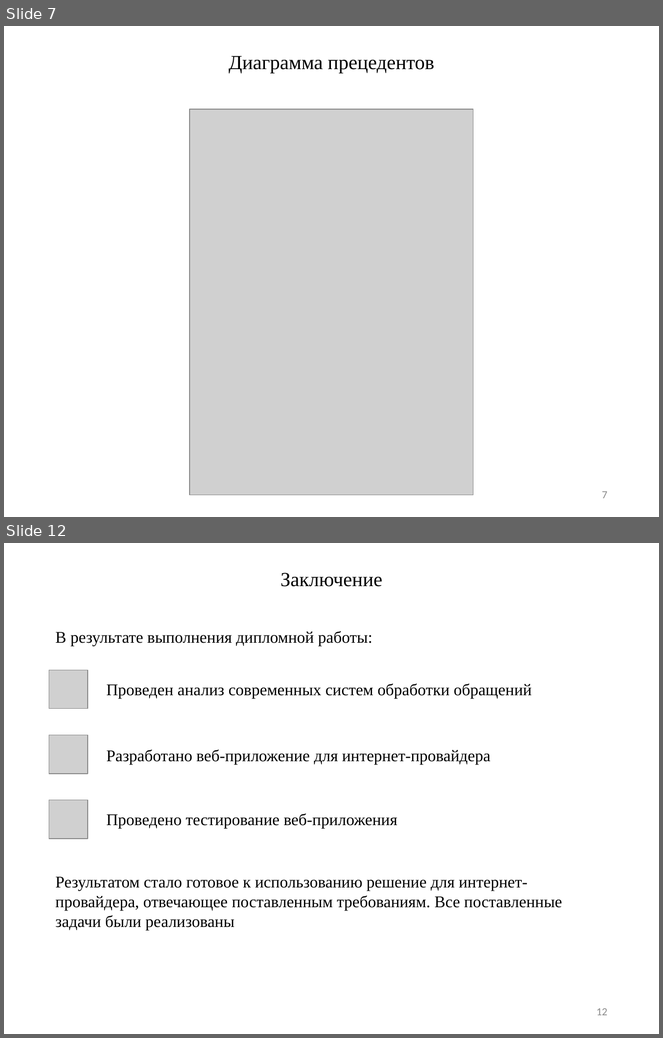
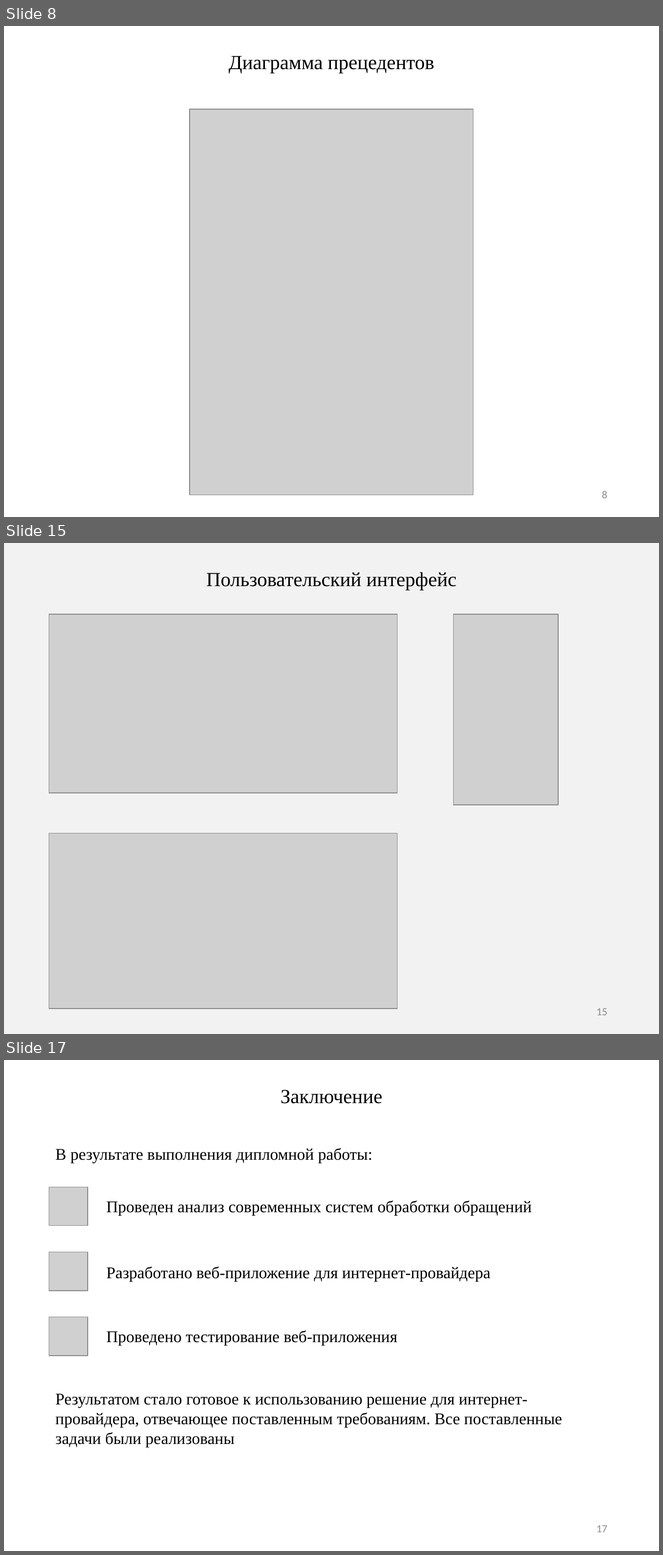
Before and after one commit to LavruhinMax/Diplom, a slide deck: doc/Презентация.pptx. Shown one above the other, each under a label of ours: slides 7 and 12 before the commit, slides 8, 15 and 17 after it; the slides between them are not shown. The pictures are 663x1038 and 663x1555 pixels, drawn with LibreOffice and Linux fonts; fonts in the diff are those of the drawing; grey boxes stand for pictures. Boxes give left, top, right and bottom in pixels: in the first picture for what was removed or moved away, otherwise in the second. Text is boxed around its words. In the diff, an @@ line names an element or a change of style, - is before the commit and + after.

```diff
--- a/doc/Презентация.pptx
+++ b/doc/Презентация.pptx
@@ slide 15 added at (x1=4, y1=543, x2=659, y2=1034), background #F2F2F2 @@
@@ title added at (x1=206, y1=572, x2=457, y2=590), 22 pt, text #000000 @@
+Пользовательский интерфейс
@@ picture added at (x1=49, y1=614, x2=398, y2=793) @@
@@ picture added at (x1=453, y1=614, x2=558, y2=805) @@
@@ picture added at (x1=49, y1=833, x2=398, y2=1009) @@
@@ page number added at (x1=597, y1=1008, x2=608, y2=1016), 12 pt, text #8C8C8C @@
+15
@@ what was slide 7 is now slide 8 @@
@@ page number at (x1=602, y1=491, x2=608, y2=499): text changed @@
-7
+8
@@ what was slide 12 is now slide 17 @@
@@ page number at (x1=597, y1=1525, x2=608, y2=1533): text changed @@
-12
+17
```
Also in this commit, not shown: 5 slides changed, 4 other slides added, 13 other files.
